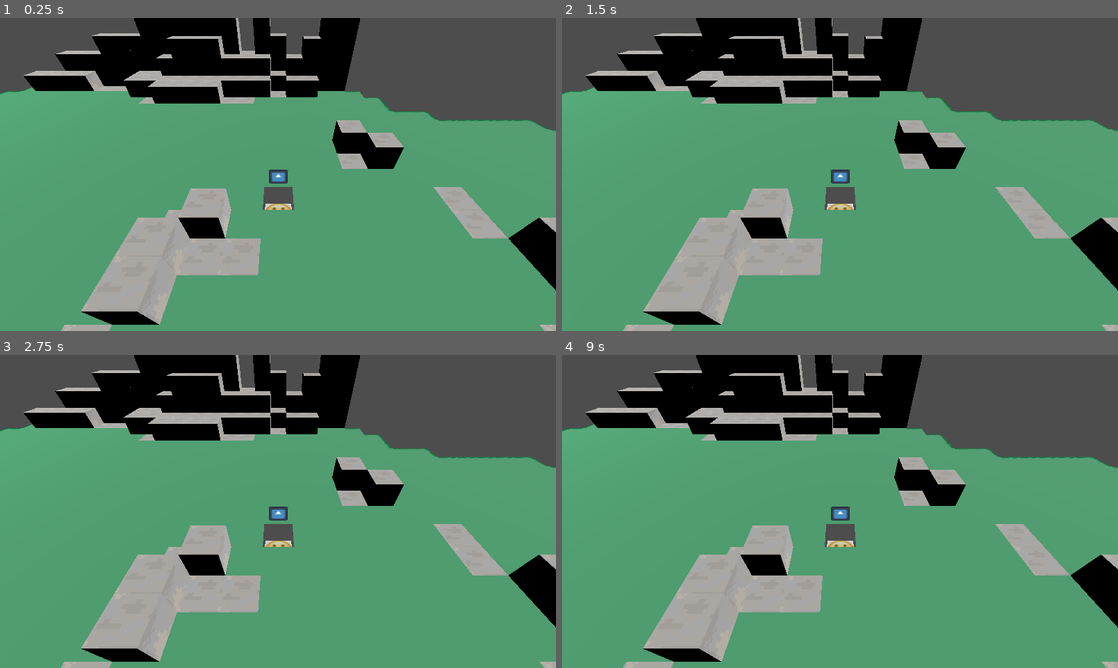
Above: before the commit, frames 1-4 (two rows, left to right).
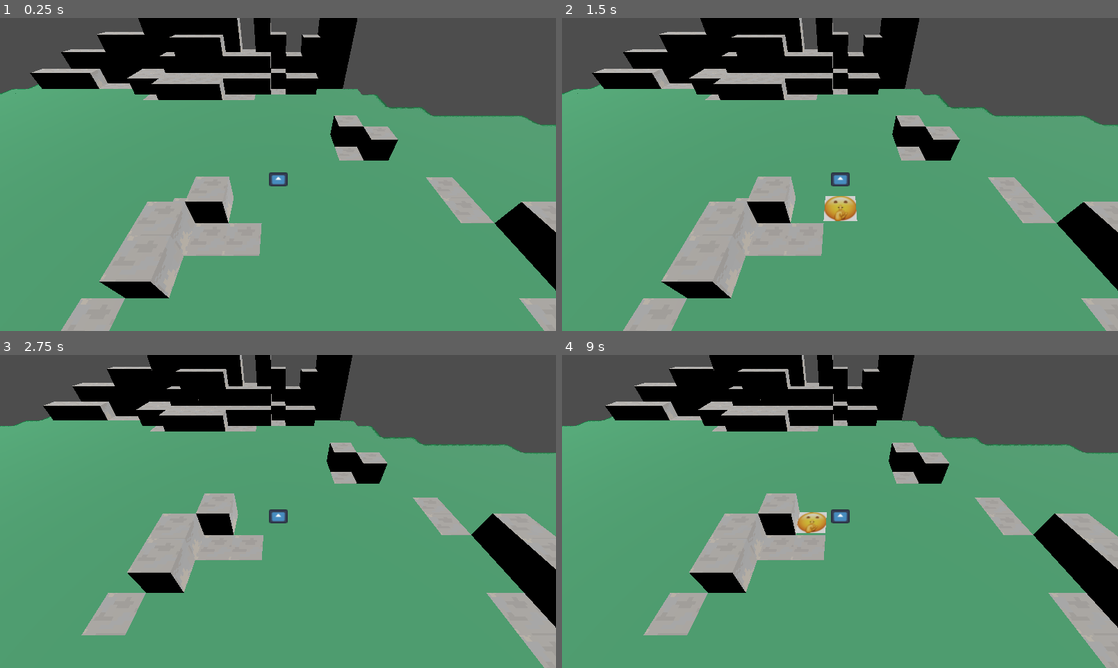
Above: after the commit, the same moments.

Repository: Loaphs/shroomland
Game: Godot game, scene res://Scenes/World/main.tscn
The game is run twice, just before and just after one commit, with the same random seed, the same clock (stepped at 60 frames per second) and the same inputs. The engine's default icon, where the game draws it, is replaced by a stand-in: a white triangle on a blue panel in a dark square.
Inputs:
- Up to frame 1 (0.25 s): no input
- Up to frame 2 (1.5 s): tap Enter (ui_accept) at 0.5, 0.77, 0.8, 1.07, 1.25, 1.35 s; hold Right (ui_right) 0.53-1.28 s; hold Space (space) 0.53-1.28 s; hold Down (ui_down) from 1.28 s (still down)
- Up to frame 3 (2.75 s): tap Enter (ui_accept) at 1.52, 1.82, 2, 2.3 s; tap Space (space) at 1.55 s; release Down (ui_down) at 2.03 s; hold Right (ui_right) from 2.03 s (still down); hold Space (space) from 2.03 s (still down)
- Up to frame 4 (9 s): tap Enter (ui_accept) at 2.75, 3.02, 3.32, 3.5, 4.52, 4.82, 5.3, 5.85, 6.02, 6.32, 6.77, 6.8, 7.07, 7.52, 7.82 s; release Right (ui_right) at 2.78 s; release Space (space) at 2.78 s; hold Up (ui_up) 2.78-3.53 s; tap Space (space) at 2.85, 4.35, 6.05, 7.35, 8.85 s; hold Enter (ui_accept) 3.53-4.28 s; hold Left (ui_left) 3.53-5.03 s; tap Escape (ui_menu) at 4.15 s; hold Down (ui_down) 5.03-5.78 s; hold Space (space) 5.03-5.78 s; hold Right (ui_right) 5.78-6.53 s; hold Up (ui_up) 6.53-7.28 s; hold Space (space) 6.53-7.28 s; hold Right (ui_right) 7.28-8.03 s; hold Down (ui_down) 8.03-8.78 s; hold Enter (ui_accept) 8.03-8.78 s; hold Left (ui_left) from 8.78 s (still down)

The runs differ from the first frame. In frame 1, 10% of the frame differs, in the area x 0-100%, y 0-98%; in frame 2, 10%; in frame 3, 21%; in frame 4, 21%, in the area x 0-100%, y 0-100%.

Commit message:
Fixed several bugs, added boundaries to movement (edge of grid and limited orders). Currently fixing bug on clearing selected tiles (0 not index). Next is boundaries on world)

Diff:
--- a/Scenes/Grid/game_board2.gd
+++ b/Scenes/Grid/game_board2.gd
@@ -11,6 +11,7 @@
 var grid_center := Vector2(floori(size.x/2), floori(size.y/2))
 var grid_world_center : Vector3i
 var cell : Vector2
+var total_movement : Vector2
 
 
 var grid : GridMap
@@ -25,67 +26,85 @@
 	player.moving = false
 	enter_combat()
 
-
+# DECLARES GLOBAL COMBAT
 func enter_combat():
 	GlobalVariables.combat = true
 	create_grid()
 
-
+# CREATES GRID
 func create_grid():
+	# CREATES GRID ARRAY, (9,9), STARTING AT (-4) AND GOING TO (4)
 	for y in size.y:
 		for x in size.x:
 			grid_array.append(Vector2(x, y) - grid_center)
+	# SETS THE PLAYER POSITION IN THE GRID TO 0,0, THE CENTER OF THE GRID
 	player.current_grid_position = Vector2.ZERO
 
-	#PROBLEM WITH SETTING THE GRID_WORLD_CENTER (NOT CENTERED ON PLAYER, WEIRD INTERACTION WITH PLAYER COORDS)
+	# ******* PROBLEM WITH SETTING THE GRID_WORLD_CENTER (NOT CENTERED ON PLAYER, WEIRD INTERACTION WITH PLAYER COORDS)
 
-	grid_world_center = to_global(grid.map_to_local(player.position)) + Vector3(-3, 0, -1)
-	grid.set_cell_item(Vector3(grid_world_center.x, 0, grid_world_center.z), 6)
+	# GETS THE GRID CENTER IN GLOBAL COORDINATES
+	grid_world_center = to_global(grid.map_to_local(player.position))
 
+# ADDS MOVEMENT ORDER TO QUEUE
 func add_move_item(item):
-	if selected_creature.move_queue.size() >= selected_creature.move_frames:
-		selected_creature.move_queue.append(item)
-		if !selected_grid.is_empty():
-			selected_grid.append(selected_grid[selected_grid.size() - 1] + item)
+	# CHECKS BOUND ON MOVEMENT ORDERS ACCORDING TO CREATURE TYPE
+	if selected_creature.move_queue.size() <= selected_creature.move_frames - 1:
+		# CHECKS BOUND ON MOVEMENT ORDERS ACCORDING TO GRID SIZE
+		total_movement += item
+		if grid_array.has(total_movement + selected_creature.current_grid_position):
+			selected_creature.move_queue.append(item) # ADDS MOVEMENT ITEM (VECTOR2.[DIRECTION])
+			if !selected_grid.is_empty():
+				selected_grid.append(selected_grid[selected_grid.size() - 1] + item)
+			else:
+				selected_grid.append(selected_creature.current_grid_position + item)
+
+			# CREATES TEMPORARY VECTOR3 WHERE "CURSOR" IS, HIGHLIGHTING EACH SELECTED GRIDMAP ITEM
+			var temp_cell = Vector3i(selected_grid[selected_grid.size() - 1].x, 1, selected_grid[selected_grid.size() - 1].y)
+			grid.set_cell_item(temp_cell, 6)
 		else:
-			selected_grid.append(selected_creature.current_grid_position + item)
-		var temp_cell = Vector3i(selected_grid[selected_grid.size() - 1].x + grid_world_center.x, 1, selected_grid[selected_grid.size() - 1].y + grid_world_center.z)
-		grid.set_cell_item(temp_cell, 6)
+			print('out of grid range')
+			total_movement -= item
+
 	else:
-		pass
+		print('out of move frames')
 
+# MOVE COMMAND, BOTH TO INITIATE MOVEMENT SEQUENCE AND FOLLOW MOVEMENT QUEUE
 func move(creature):
 	selected_creature = creature
-	if !selected_creature.moving:
+	if !selected_creature.moving: # INITIATE MOVEMENT SEQUENCE
 		print('start')
 		selected_creature.moving = true
 	else:
-		for item in selected_creature.move_queue:
+		for item in selected_creature.move_queue: # FOLLOW MOVEMENT QUEUE
 			selected_creature.position.x += item.x * cell_size.x
 			selected_creature.position.z += item.y * cell_size.y
-			selected_creature.current_grid_position += item
+			selected_creature.current_grid_position += item # ADDS EACH ITEM TO CURRENT GRID POSITION
 			print('moving')
-			await get_tree().create_timer(move_speed).timeout
 
-		print(selected_grid)
+			#CLEAR "SELECTED" TILES
+			grid.set_cell_item(Vector3i(selected_grid[0].x, 1, selected_grid[0].y), -1)
+			selected_grid.remove_at(0)
 
-		for item in selected_grid:
-			var temp_cell = Vector3i(selected_grid[selected_grid.size() - 1].x + grid_world_center.x, 1, selected_grid[selected_grid.size() - 1].y + grid_world_center.z)
-			grid.set_cell_item(temp_cell, -1)
+			await get_tree().create_timer(move_speed).timeout # CHANGES MOVE SPEED
 
+		# RESET ARRAYS
+		print('clear')
 		selected_grid.clear()
 		selected_creature.move_queue.clear()
+		total_movement = Vector2.ZERO
 
 		print(selected_creature.current_grid_position)
 
+		# END MOVE SEQUENCE
 		selected_creature.moving = false
 
+# HANDLES ALL INPUT (DUE TO TURN BASED, NO NEED FOR _process() (FRAME UPDATES)
 func _unhandled_input(event):
-	if event.is_action_pressed("space"):
+	if event.is_action_pressed("space"): # INITIATE MOVE SEQUENCE
 		move(player)
 
 	if selected_creature != null:
-		if selected_creature.moving:
+		if selected_creature.moving: # ADD MOVE ORDER TO QUEUE
 			if event.is_action_pressed("ui_up"):
 				add_move_item(Vector2.UP)
 			elif event.is_action_pressed("ui_down"):
@@ -95,5 +114,10 @@
 			elif event.is_action_pressed("ui_left"):
 				add_move_item(Vector2.LEFT)
 
-			if event.is_action_pressed("ui_accept"):
-				move(player)
+			# CLEAR CURRENT QUEUE
+			if event.is_action_pressed("ui_menu"):
+				for item in selected_grid.size():
+					grid.set_cell_item(Vector3i(selected_grid[item].x, 1, selected_grid[item].y), -1)
+
+				selected_grid.clear()
+				selected_creature.move_queue.clear()
--- a/Scenes/World/main.tscn
+++ b/Scenes/World/main.tscn
@@ -1,6 +1,5 @@
-[gd_scene load_steps=8 format=3 uid="uid://yes78xgpv5dd"]
+[gd_scene load_steps=7 format=3 uid="uid://yes78xgpv5dd"]
 
-[ext_resource type="Script" uid="uid://f1vqc2vp4qix" path="res://Scenes/World/main.gd" id="1_ntgcc"]
 [ext_resource type="MeshLibrary" uid="uid://cba70i1j775o5" path="res://TestMeshLib.tres" id="2_qvtyt"]
 [ext_resource type="Script" uid="uid://7jhlkxptb0wo" path="res://Scripts/Player/camera_follow.gd" id="2_xhtl2"]
 [ext_resource type="PackedScene" uid="uid://dqdjd103ysagw" path="res://Scenes/Organisms/Characters/character.tscn" id="4_by2pg"]
@@ -10,7 +9,6 @@
 [sub_resource type="PhysicsMaterial" id="PhysicsMaterial_ntgcc"]
 
 [node name="Main" type="Node3D"]
-script = ExtResource("1_ntgcc")
 
 [node name="Camera Follow" type="Camera3D" parent="."]
 transform = Transform3D(1, 0, 0, 0, 0.734026, 0.679121, 0, -0.679121, 0.734026, 0, 12.4455, 12.0801)
@@ -25,7 +23,8 @@
 metadata/_editor_floor_ = Vector3(0, 0, 0)
 
 [node name="Character" parent="." instance=ExtResource("4_by2pg")]
-transform = Transform3D(1, 0, 0, 0, 1, 0, 0, 0, 1, 1, 2.42825, 1)
+transform = Transform3D(1, 0, 0, 0, 1, 0, 0, 0, 1, 1, 2.607, 1.5)
+move_frames = 5
 metadata/Creature = ExtResource("5_23yoc")
 
 [node name="DirectionalLight3D" type="DirectionalLight3D" parent="."]
--- a/character.gd
+++ b/character.gd
@@ -15,11 +15,11 @@
 	position.x += direction * speed * delta
 """
 @export var move_frames : int
-@export var move_queue : PackedVector2Array
-@export var moving : bool
+var move_queue : PackedVector2Array
+var moving : bool
 
 var current_grid_position: Vector2
 
 
 func _ready():
-	position = Vector3(1, 3, 0)
+	position = Vector3(1, 2.75, 1)
Not shown: 2 places in TestMeshLib.tres that only renumber resources
